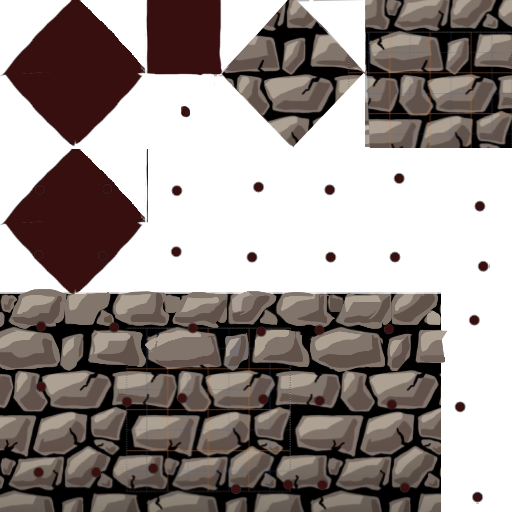
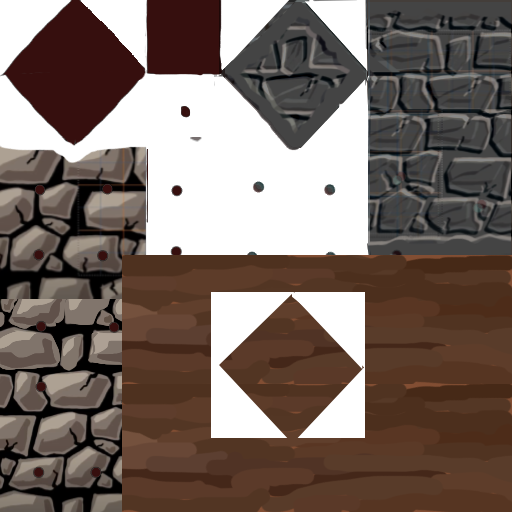
Comparing the layer stacks of the two 512x512 images. Changes:
moved "Layer 5" above "Layer 3 copy", painted on it over (x1=0, y1=292, x2=367, y2=512)
removed layer "Layer 3" over (x1=0, y1=292, x2=441, y2=512)
removed layer "Layer 2" over (x1=0, y1=149, x2=148, y2=295)
renamed "Layer 5 copy 2" to "Layer 3 copy", showed it, painted on it over (x1=0, y1=250, x2=512, y2=512)
"Layer 4": opacity 100% → 47%, painted on it over (x1=0, y1=0, x2=512, y2=372)
moved "Layer 1" below "Layer 4", painted on it over (x1=0, y1=0, x2=512, y2=512)
removed layer "Layer 6" over (x1=222, y1=0, x2=512, y2=148)
removed layer "Layer 5 copy" over (x1=214, y1=0, x2=440, y2=147)
